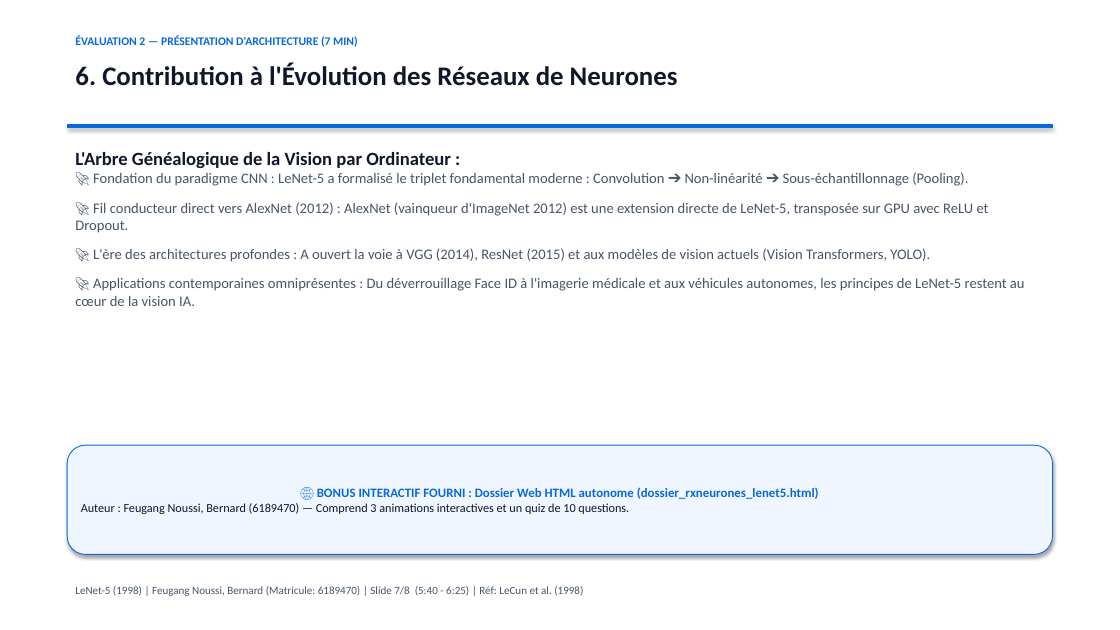
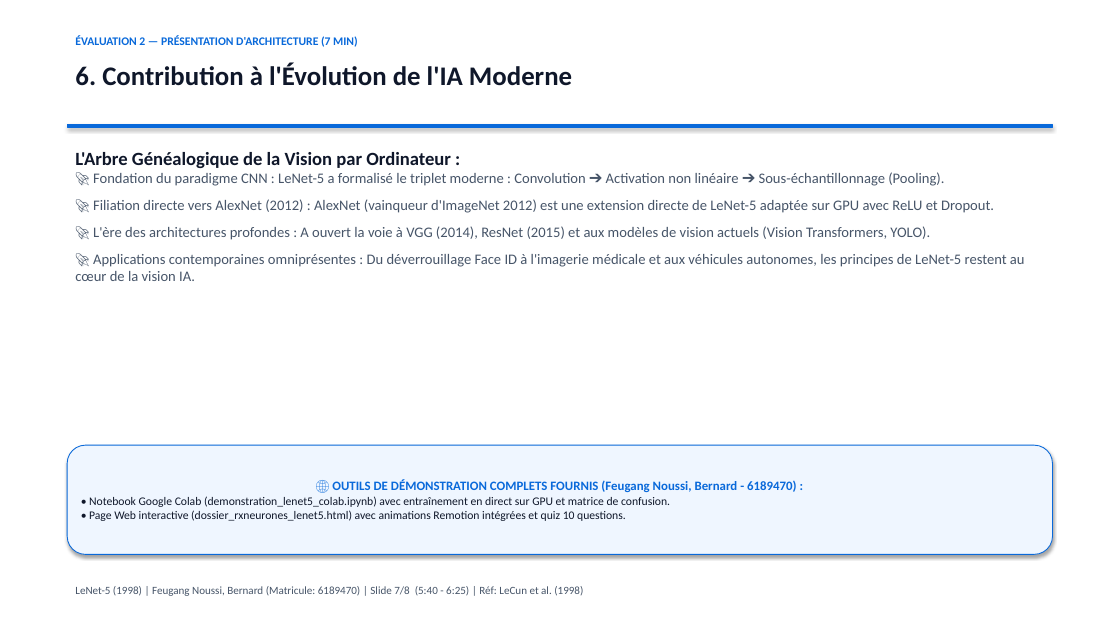
Before and after one commit to bernyforce/lenet5-convolutional-neural-network-1998, a slide deck: slide 7 of presentation_rxneurones_lenet5.pptx. Drawn at 1120x630 pixels with LibreOffice and Linux fonts; fonts in the diff are those of the drawing. Boxes give left, top, right and bottom in pixels: in the first picture for what was removed or moved away, otherwise in the second. Text is boxed around its words. In the diff, an @@ line names an element or a change of style, - is before the commit and + after.

```diff
--- a/presentation_rxneurones_lenet5.pptx
+++ b/presentation_rxneurones_lenet5.pptx
@@ text at box(75, 63, 572, 86): text changed @@
-6. Contribution à l'Évolution des Réseaux de Neurones
+6. Contribution à l'Évolution de l'IA Moderne
@@ text at box(93, 172, 994, 213): text changed @@
-🚀 Fondation du paradigme CNN : LeNet-5 a formalisé le triplet fondamental moderne : Convolution ➔ Non-linéarité ➔ Sous-échantillonnage (Pooling).
-🚀 Fil conducteur direct vers AlexNet (2012) : AlexNet (vainqueur d'ImageNet 2012) est une extension directe de LeNet-5, transposée sur GPU avec ReLU et Dropout.
+🚀 Fondation du paradigme CNN : LeNet-5 a formalisé le triplet moderne : Convolution ➔ Activation non linéaire ➔ Sous-échantillonnage (Pooling).
+🚀 Filiation directe vers AlexNet (2012) : AlexNet (vainqueur d'ImageNet 2012) est une extension directe de LeNet-5 adaptée sur GPU avec ReLU et Dropout.
@@ text at box(75, 226, 1025, 281): less space between paragraphs @@
@@ text in rounded rectangle at box(89, 480, 797, 521): text changed; size 10.5 to 10 pt @@
-🌐 BONUS INTERACTIF FOURNI : Dossier Web HTML autonome (dossier_rxneurones_lenet5.html)
-Auteur : Feugang Noussi, Bernard (6189470) — Comprend 3 animations interactives et un quiz de 10 questions.
+🌐 OUTILS DE DÉMONSTRATION COMPLETS FOURNIS (Feugang Noussi, Bernard - 6189470) :
+• Notebook Google Colab (demonstration_lenet5_colab.ipynb) avec entraînement en direct sur GPU et matrice de confusion.
+• Page Web interactive (dossier_rxneurones_lenet5.html) avec animations Remotion intégrées et quiz 10 questions.
```
Also in this commit, not shown: 5 other slides changed, 13 other files.
